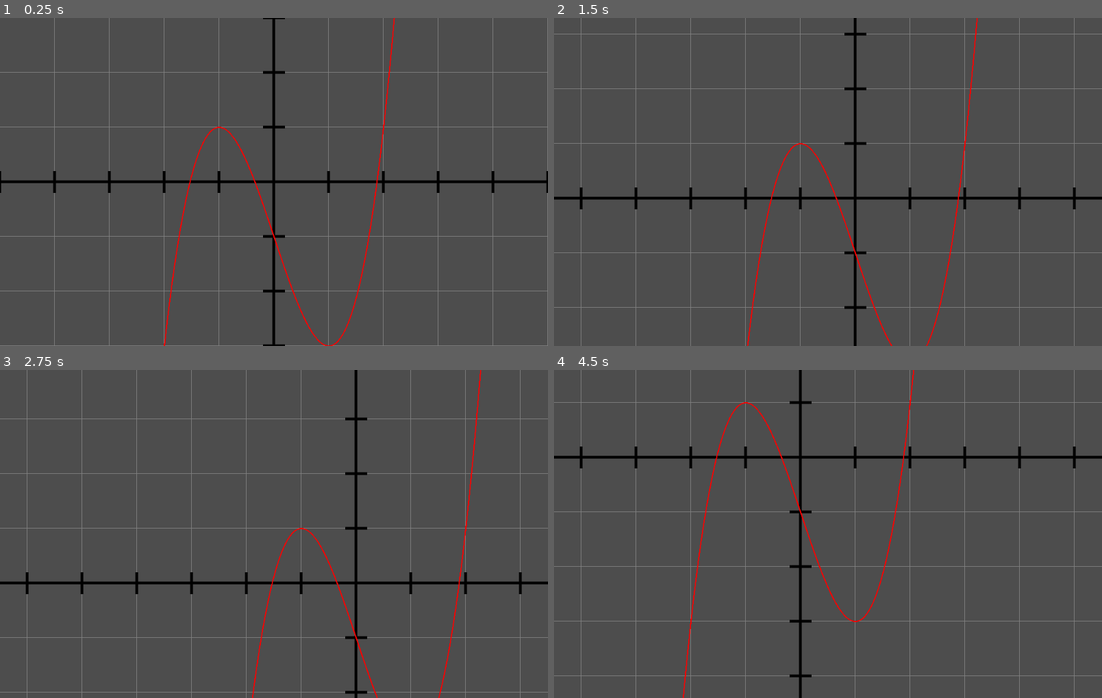
Above: before the commit, frames 1-4 (two rows, left to right).
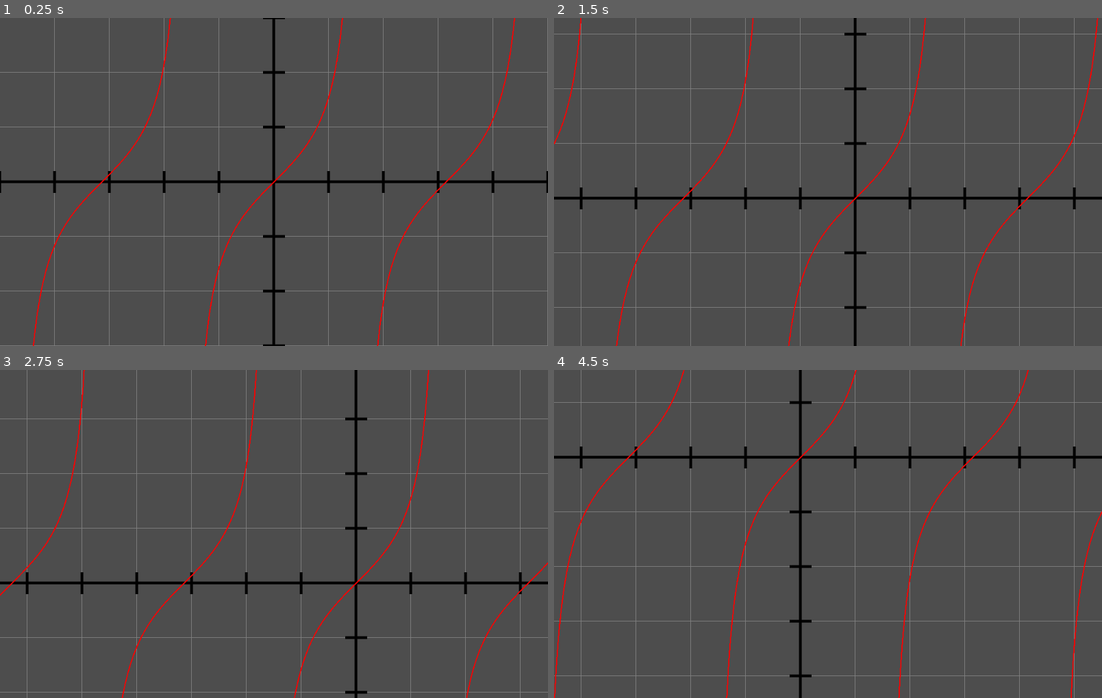
Above: after the commit, the same moments.

Repository: Drillix08/Opticos
Game: Godot game, scene res://graph_environment.tscn
Two runs of this game, one before a commit and one after it. Both use one fixed random seed, a clock stepped at 60 frames per second and the inputs below.
Inputs (mouse positions are in pixels of both pictures, inside the frame that each line leads up to):
- Up to frame 1 (0.25 s): no input
- Up to frame 2 (1.5 s): tap Enter at 0.5 s; move the mouse to (948, 165) at 0.52 s; click (948, 165) at 0.67 s; tap Space at 1.25 s; drag from (718, 198) to (800, 247) at 1.27 s
- Up to frame 3 (2.75 s): tap Enter at 2 s; move the mouse to (328, 461) at 2.02 s; click (328, 461) at 2.17 s
- Up to frame 4 (4.5 s): tap Space at 2.75, 4.25 s; drag from (800, 599) to (663, 484) at 2.77 s; tap Enter at 3.5 s; move the mouse to (992, 583) at 3.52 s; click (992, 583) at 3.67 s; drag from (663, 484) to (745, 452) at 4.27 s

The runs differ from the first frame. In frame 1, 1.6% of the frame differs, in the area x 6-94%, y 0-100%; in frame 2, 1.6%; in frame 3, 1.5%; in frame 4, 1.7%, in the area x 0-100%, y 0-100%.

Commit message:
Fixed issues with asymptotes
Handled 3 cases explicitly, left hand, right hand, and 2 sided

All 3 cases use a binary search with a depth of 16 to find the asymptotes location,
then uses that to either continue the function to inf/-inf, or to skip drawing when the function has a gap

Diff:
--- a/source/graph-environment/grid.gd
+++ b/source/graph-environment/grid.gd
@@ -63,7 +63,7 @@
 
 	#Draw the function
 	draw_function(func(x):
-		return x**3-3*x-1
+		return tan(x)
 	)
 
 #controlls the moving of the "camera" when you click and drag
@@ -82,19 +82,119 @@
 ## The argument of this function should be a function that takes a single argument x and returns y
 func draw_function(input_function: Callable):
 	var windowSize :Vector2i = DisplayServer.window_get_size()
-	var left = -(origin[0] + windowSize[0]/2.0)
-	var right = left + windowSize[0]
-	while(left < right-1):
-		var x0 = (left)/grid_spacing
-		var x1 = (left+1)/grid_spacing
-		var y0 = input_function.call(x0)
-		var y1 = input_function.call(x1)
+	var left: float = -(origin.x + windowSize.x/2.0)
+	var right: float = left + windowSize.x
+	var top: float = origin.y + (windowSize.y / 2.0)
+	var bottom: float = origin.y - (windowSize.y / 2.0)
+
+	while(left < right):
+		var x0: float = (left)/grid_spacing
+		var x1: float = (left+1)/grid_spacing
+		var y0: float = input_function.call(x0)
+		var y1: float = input_function.call(x1)
+
+		# figure out the starting point of functions with a left-asymptote
+		if is_nan(y0) && !is_nan(y1):
+			var initialX = x1;
+			var initialY = y1;
+			var step: float = 1.0 / grid_spacing
+			for i in range(16):
+				step /= 2
+				# try moving x0 forward
+				x0 += step;
+				y0 = input_function.call(x0)
+				y1 = input_function.call(x1)
+				if absf(y0) == INF || absf(y1) == INF: break
+				if !is_nan(y0):
+					# Went too far
+					x0 -= step
+					x1 -= step
+			y0 = input_function.call(x0)
+			y1 = input_function.call(x1)
+			if is_nan(y0) || absf(y0) > absf(y1):
+				y0 = y1 * INF
+				y1 = initialY
+				x1 = initialX
+			elif is_nan(y1) || absf(y1) > absf(y0):
+				y1 = y0 * INF
+				y0 = initialY
+				x0 = initialX
+
+		# figure out the starting point of functions with a right-asymptote
+		elif !is_nan(y0) && is_nan(y1):
+			var initialX = x1;
+			var initialY = y1;
+			var step: float = 1.0 / grid_spacing
+			for i in range(16):
+				step /= 2
+				# try moving x1 backward
+				x1 -= step;
+				y0 = input_function.call(x0)
+				y1 = input_function.call(x1)
+				if absf(y0) == INF || absf(y1) == INF: break
+				if !is_nan(y1):
+					# Went too far
+					x0 += step
+					x1 += step
+
+			y0 = input_function.call(x0)
+			y1 = input_function.call(x1)
+			if is_nan(y0) || absf(y0) > absf(y1):
+				y0 = y1 * INF
+				y1 = initialY
+				x1 = initialX
+			elif is_nan(y1) || absf(y1) > absf(y0):
+				y1 = y0 * INF
+				y0 = initialY
+				x0 = initialX
+
+		# figure out other types of asymptotes
+		elif absf(y0 - y1) > 200:
+			var max_jump: float = absf(y0 - y1)
+
+			var step: float = 1.0 / grid_spacing
+			for i in range(16):
+				step /= 2
+				# try to move x0 forward
+				x0 += step
+				y0 = input_function.call(x0)
+				y1 = input_function.call(x1)
+
+				if absf(y0 - y1) > max_jump:
+					max_jump = absf(y0 - y1)
+					continue # Worked! So move on
+
+				# Went too far, try moving x1 back instead
+				x0 -= step
+				x1 -= step
+				y0 = input_function.call(x0)
+				y1 = input_function.call(x1)
+				if absf(y0 - y1) > max_jump:
+					max_jump = absf(y0 - y1)
+					continue # Worked! So move on
+
+				# Still too far, reset back to initial to try again
+				# With a smaller step size
+				x1 += step
+
+			# If we narrowed the jump down to a small enough step size,
+			# while still maintaing the size of the jump,
+			# then it's likely an asymptote
+			if x1 - x0 < 0.0001:
+				left += 1
+				continue
+
+		# Actually drawing the line with the correct spacing:
 		x0 *= grid_spacing
 		x1 *= grid_spacing
 		y0 *= grid_spacing
 		y1 *= grid_spacing
+		if y0 == INF: y0 = top
+		if y0 == -INF: y0 = bottom
+		if y1 == INF: y1 = top
+		if y1 == -INF: y1 = bottom
 		draw_line(convert_to_godot_coords(Vector2(x0, y0)), convert_to_godot_coords(Vector2(x1, y1)), Color.RED, 2)
-		left += 1
+		left += 1;
 
 ## this function converts Godot coordinates to the equivilent in an xy plane.
 ## for example, the top left of the screen which is normally (0,0) will become (-x,y)
